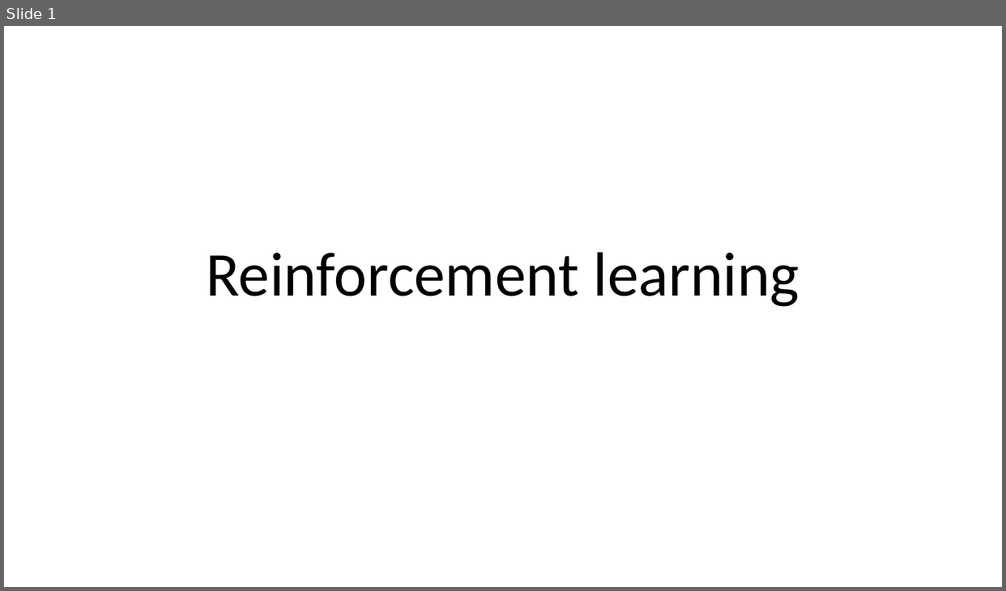
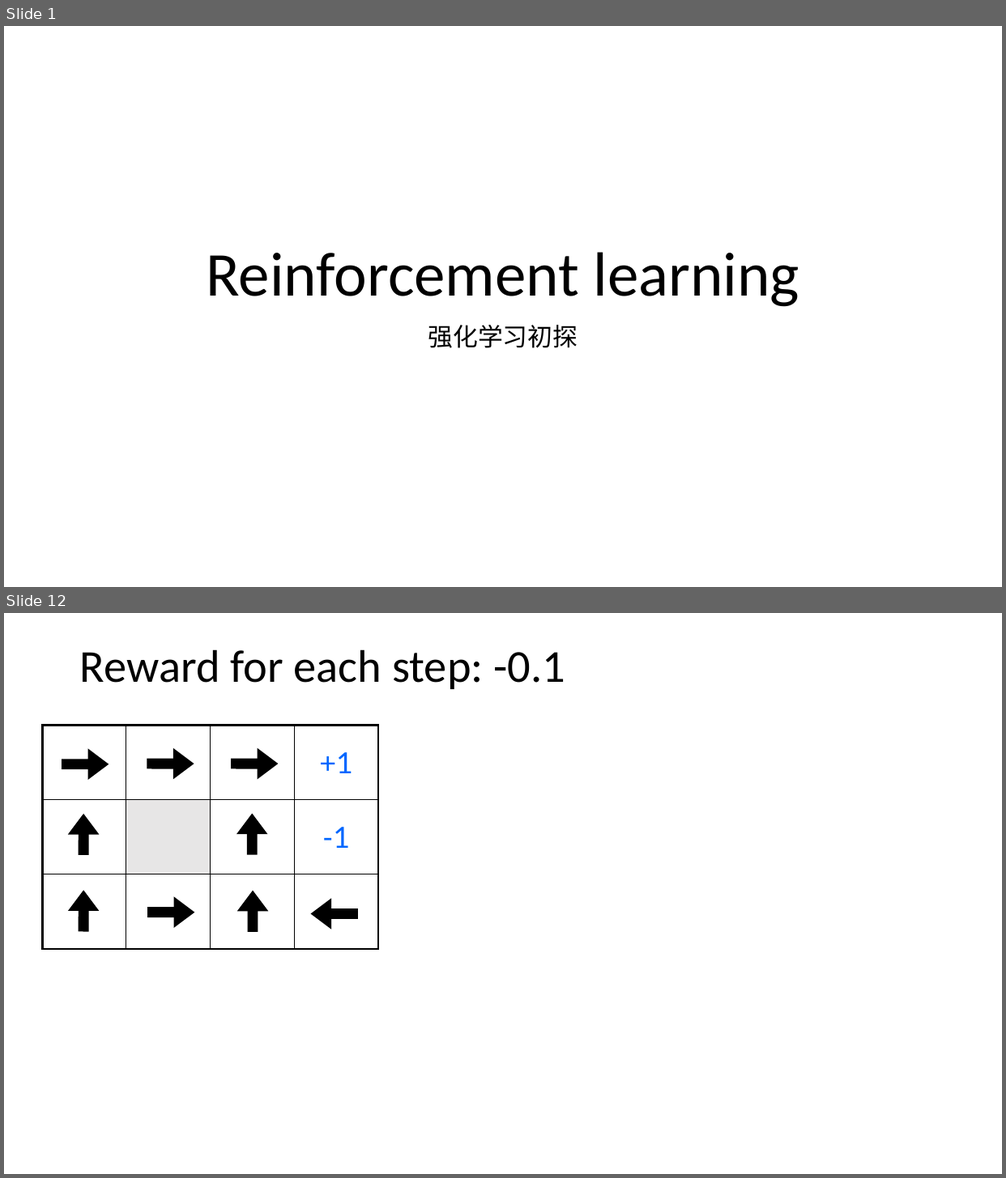
Before and after one commit to foamliu/Learning-DL, a slide deck: rl/RL.pptx. Shown one above the other, each under a label of ours: slide 1 before the commit, slides 1 and 12 after it; the slides between them are not shown. The pictures are 1006x591 and 1006x1178 pixels, drawn with LibreOffice and Linux fonts; fonts in the diff are those of the drawing. Boxes give left, top, right and bottom in pixels: in the first picture for what was removed or moved away, otherwise in the second. Text is boxed around its words. In the diff, an @@ line names an element or a change of style, - is before the commit and + after.

```diff
--- a/rl/RL.pptx
+++ b/rl/RL.pptx
@@ slide 12 added at box(4, 613, 1002, 1174), background #FFFFFF @@
@@ title added at box(80, 649, 565, 689), 44 pt, text #000000 @@
+Reward for each step: -0.1
@@ table added at box(42, 726, 377, 949), 3 rows, 4 columns @@
+ |  |  | +1
+ |  |  | -1
+ |  |  | 
@@ arrow added from (62, 764) to (108, 764), #000000 10 pt @@
@@ arrow added from (147, 764) to (194, 764), #000000 10 pt @@
@@ arrow added from (231, 764) to (278, 764), #000000 10 pt @@
@@ arrow added from (83, 855) to (83, 814), #000000 10 pt @@
@@ arrow added from (252, 855) to (252, 814), #000000 10 pt @@
@@ arrow added from (83, 932) to (83, 890), #000000 10 pt @@
@@ arrow added from (253, 932) to (253, 891), #000000 10 pt @@
@@ arrow added from (147, 913) to (195, 913), #000000 10 pt @@
@@ arrow added from (358, 914) to (311, 914), #000000 10 pt @@
@@ slide 1 changed as well @@
@@ subtitle added at box(428, 325, 578, 348), 24 pt, text #000000 @@
+强化学习初探
```
Also in this commit, not shown: 15 other slides added, 1 other file.
